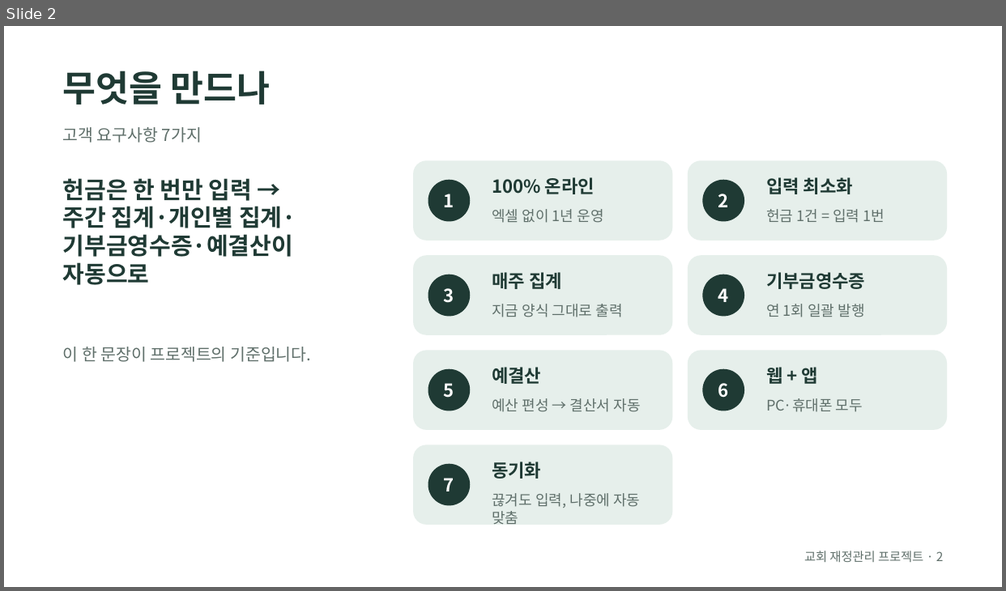
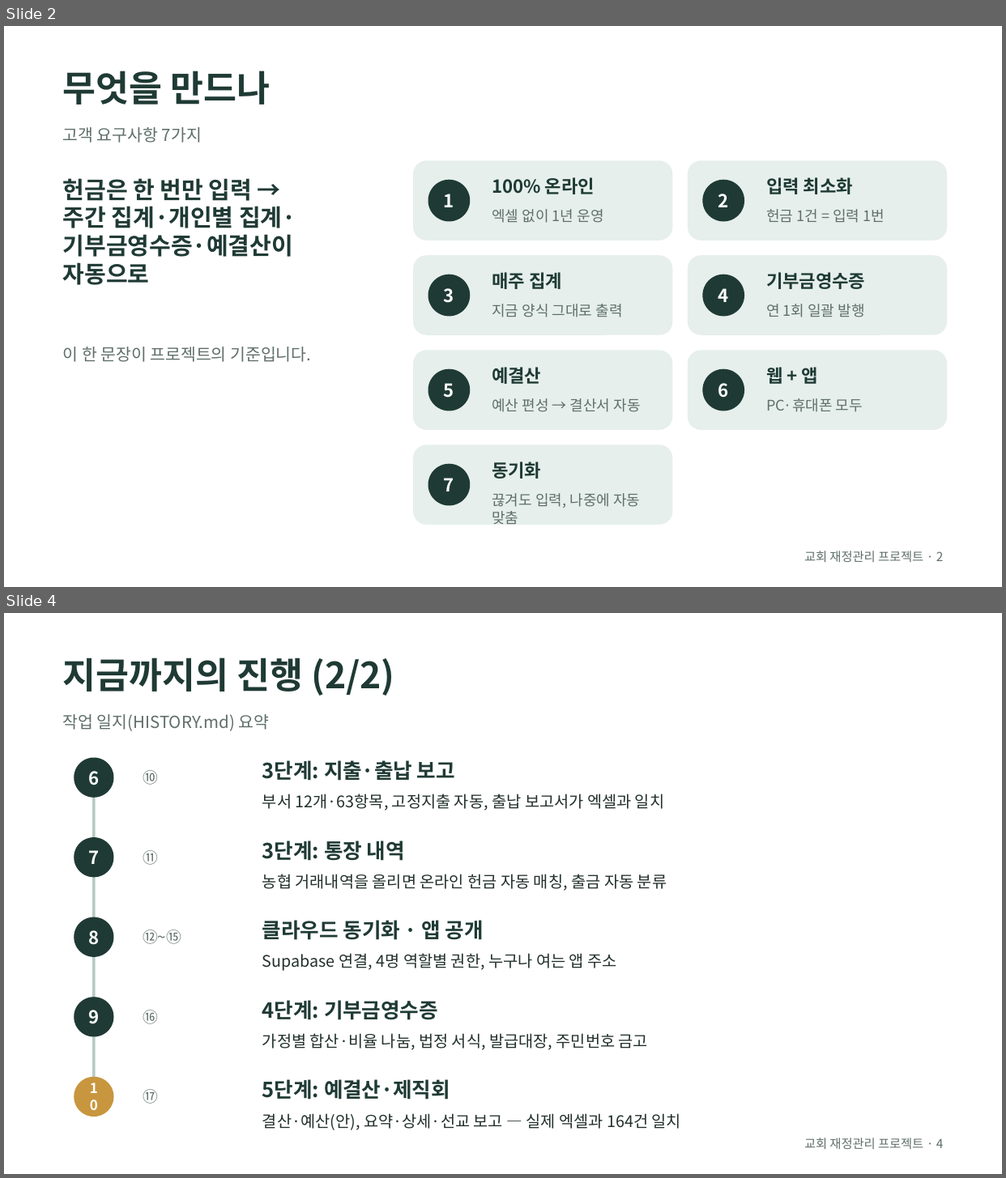
Before and after one commit to webyigit/wweebbyyii, a slide deck: church-finance/slides/history.odp. Shown one above the other, each under a label of ours: slide 2 before the commit, slides 2 and 4 after it; the slides between them are not shown. The pictures are 1006x591 and 1006x1178 pixels, drawn with LibreOffice and Linux fonts; fonts in the diff are those of the drawing. Boxes give left, top, right and bottom in pixels: in the first picture for what was removed or moved away, otherwise in the second. Text is boxed around its words. In the diff, an @@ line names an element or a change of style, - is before the commit and + after.

```diff
--- a/church-finance/slides/history.odp
+++ b/church-finance/slides/history.odp
@@ slide 4 added at <box>4,613,1002,1174</box>, background #FFFFFF @@
@@ text added at <box>63,658,394,696</box>, 28.7 pt, text #1F3A34, bold @@
+지금까지의 진행 (2/2)
@@ text added at <box>63,714,270,731</box>, 13.2 pt, text #5F6F6A @@
+작업 일지(HISTORY.md) 요약
@@ ellipse added at <box>74,758,113,798</box>, fill #1F3A34, 14.3 pt, text #FFFFFF, bold @@
+6
@@ text added at <box>143,770,158,785</box>, 12.1 pt, text #5F6F6A @@
+⑩
@@ text added at <box>262,760,455,781</box>, 16.5 pt, text #1F3A34, bold @@
+3단계: 지출·출납 보고
@@ line added from (94, 788) to (94, 1107), #B7CBC3 2.15 pt @@
@@ text added at <box>262,794,664,811</box>, 12.7 pt, text #22302C @@
+부서 12개·63항목, 고정지출 자동, 출납 보고서가 엑셀과 일치
@@ ellipse added at <box>74,837,113,877</box>, fill #1F3A34, 14.3 pt, text #FFFFFF, bold @@
+7
@@ text added at <box>143,850,158,865</box>, 12.1 pt, text #5F6F6A @@
+⑪
@@ text added at <box>262,841,405,861</box>, 16.5 pt, text #1F3A34, bold @@
+3단계: 통장 내역
@@ text added at <box>262,874,667,891</box>, 12.7 pt, text #22302C @@
+농협 거래내역을 올리면 온라인 헌금 자동 매칭, 출금 자동 분류
@@ ellipse added at <box>74,918,113,957</box>, fill #1F3A34, 14.3 pt, text #FFFFFF, bold @@
+8
@@ text added at <box>262,920,484,940</box>, 16.5 pt, text #1F3A34, bold @@
+클라우드 동기화 · 앱 공개
@@ text added at <box>143,930,181,944</box>, 12.1 pt, text #5F6F6A @@
+⑫~⑮
@@ text added at <box>262,953,616,971</box>, 12.7 pt, text #22302C @@
+Supabase 연결, 4명 역할별 권한, 누구나 여는 앱 주소
@@ ellipse added at <box>74,997,113,1037</box>, fill #1F3A34, 14.3 pt, text #FFFFFF, bold @@
+9
@@ text added at <box>262,1000,438,1020</box>, 16.5 pt, text #1F3A34, bold @@
+4단계: 기부금영수증
@@ text added at <box>143,1010,158,1024</box>, 12.1 pt, text #5F6F6A @@
+⑯
@@ text added at <box>262,1033,648,1050</box>, 12.7 pt, text #22302C @@
+가정별 합산·비율 나눔, 법정 서식, 발급대장, 주민번호 금고
@@ ellipse added at <box>74,1078,113,1118</box>, fill #C8963E, 11 pt, text #FFFFFF, bold @@
+10
@@ text added at <box>143,1089,158,1104</box>, 12.1 pt, text #5F6F6A @@
+⑰
@@ text added at <box>262,1080,450,1100</box>, 16.5 pt, text #1F3A34, bold @@
+5단계: 예결산·제직회
@@ text added at <box>262,1114,681,1131</box>, 12.7 pt, text #22302C @@
+결산·예산(안), 요약·상세·선교 보고 — 실제 엑셀과 164건 일치
@@ text added at <box>804,1138,944,1149</box>, 9.9 pt, text #5F6F6A @@
+교회 재정관리 프로젝트 · 4
```
Also in this commit, not shown: 6 slides changed, 4 other slides added, 1 slide removed, 4 other files.
